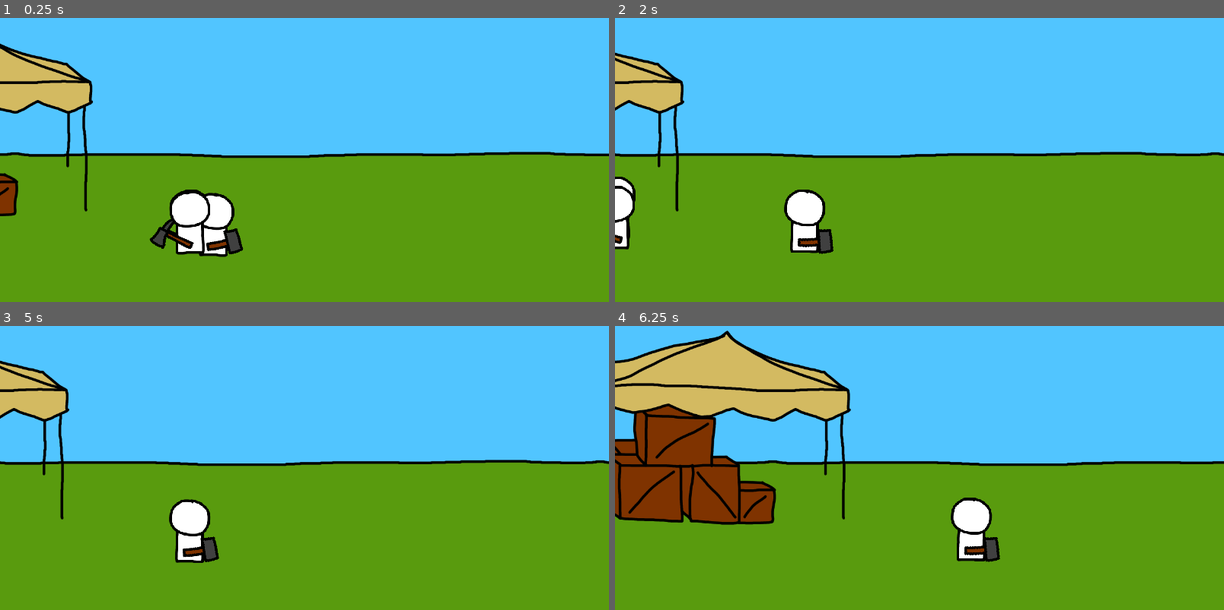
Above: before the commit, frames 1-4 (two rows, left to right).
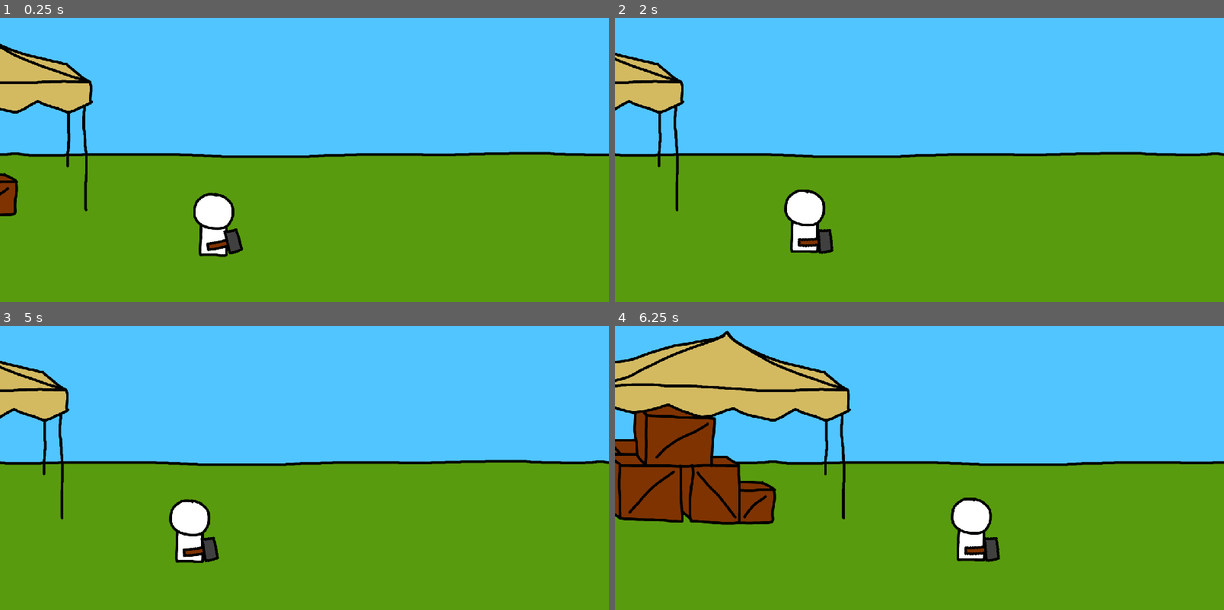
Above: after the commit, the same moments.

Repository: davinn19/Build-a-Trebuchet
Game: Godot game, scene res://field.tscn
The game is run twice, just before and just after one commit, with the same random seed, the same clock (stepped at 60 frames per second) and the same inputs.
Inputs:
- Up to frame 1 (0.25 s): no input
- Up to frame 2 (2 s): hold Right (right) 0.53-1.28 s; hold A (left) from 1.28 s (still down)
- Up to frame 3 (5 s): release A (left) at 2.03 s; hold Right (right) 2.03-3.53 s; hold A (left) from 3.53 s (still down)
- Up to frame 4 (6.25 s): release A (left) at 5.78 s; hold Right (right) from 5.78 s (still down)

The runs differ from the first frame. In frame 1, 1.6% of the frame differs, in the area x 0-35%, y 8-84%; in frame 2, 0.9%; in frame 3, 0.2%; in frame 4, 0.9%.

Commit message:
added more build stages

Diff:
--- a/stations/supply_camp.tscn
+++ b/stations/supply_camp.tscn
@@ -2,8 +2,9 @@
 
 [ext_resource path="res://inventory.gd" type="Script" id=1]
 [ext_resource path="res://stations/supply_camp.gd" type="Script" id=2]
-[ext_resource path="res://supply_camp.png" type="Texture" id=3]
+[ext_resource path="res://assets/supply_camp.png" type="Texture" id=3]
 [ext_resource path="res://stations/work_pos_bounds.tscn" type="PackedScene" id=4]
+
 
 [node name="SupplyCamp" type="Node2D"]
 script = ExtResource( 2 )
--- a/stations/trebuchet.gd
+++ b/stations/trebuchet.gd
@@ -5,18 +5,57 @@
 
 var total_required_resources : Array = [
 	{
-		"wood" : 50,
-		"stone" : 20
+		"wood" : 10,
+		"stone" : 50
 	},
 	{
-		"wood" : 100,
-		"stone" : 100
+		"wood" : 20,
+		"fibers" : 5
 	},
 	{
-		"wood" : 200,
-		"stone" : 100
+		"wood" : 30,
+		"fibers" : 10
+	},
+	{
+		"wood" : 40,
+		"fibers" : 10
+	},
+	{
+		"wood" : 50,
+		"iron" : 5
+	},
+	{
+		"wood" : 50,
+		"iron" : 5,
+		"fibers" : 20
+	},
+	{
+		"wood" : 75,
+	},
+	{
+		"wood" : 50,
+		"fibers" : 20,
+		"iron" : 10,
+	},
+	{
+		"wood" : 30,
+		"iron" : 25,
+		"stone" : 50
+	},
+	{
+		"wood" : 120,
+	},
+	{
+		"fibers" : 75,
+	},
+	{
+		"fibers" : 50,
+		"iron" : 30
+	},
+	{
+		"stone" : 100,
+		"iron" : 50
 	}
-	# TODO add more stages ???
 ]
 
 var build_stage : int = -1
@@ -31,6 +70,7 @@
 
 
 func _ready() -> void:
+	$Anim.play("BuildAnimation", -1, 0)
 	goto_next_stage()
 
 
@@ -47,7 +87,7 @@
 
 
 func is_build_stage_complete() -> bool:
-	return cur_required_resources.empty() and pending_work == 0
+	return cur_required_resources.empty() and pending_work <= 0
 
 
 func goto_next_stage() -> void:
@@ -61,11 +101,8 @@
 
 
 func update_appearance() -> void:
-	var keyframe_time : float = 0.5 * build_stage
-	$Anim.playback_speed = 0
-	$Anim.play("BuildAnimation", -1, 0)
-	$Anim.advance(keyframe_time)
-
+	var keyframe_time : float = 0.1 * build_stage
+	$Anim.seek(keyframe_time)
 
 
 func get_required_resources() -> Dictionary:
@@ -90,9 +127,15 @@
 	var delivery_list : Dictionary = delivery_queue[worker_inventory]
 	for resource in delivery_list:
 		var delivered_amount : int = delivery_list[resource]
+		worker_inventory.take_resource(resource, delivered_amount)
+
+		cur_required_resources[resource] -= delivered_amount
+		if cur_required_resources[resource] <= 0:
+			cur_required_resources.erase(resource)
+
 		delivery_surplus[resource] -= delivered_amount
-		cur_required_resources[resource] -= delivered_amount
-		worker_inventory.take_resource(resource, delivered_amount)
 		pending_work += delivered_amount
 
+
+
 	delivery_queue.erase(worker_inventory)
--- a/stations/trebuchet.tscn
+++ b/stations/trebuchet.tscn
@@ -293,7 +293,7 @@
 anims/BuildAnimation = SubResource( 1 )
 
 [node name="WorkPosBounds" parent="." instance=ExtResource( 11 )]
-position = Vector2( -316, 0 )
+position = Vector2( -320, 21 )
 
 [node name="BotRight" type="Node2D" parent="WorkPosBounds"]
-position = Vector2( 629, 51 )
+position = Vector2( 629, 33 )
--- a/stations/woods.tscn
+++ b/stations/woods.tscn
@@ -14,19 +14,19 @@
 [node name="Background" type="YSort" parent="."]
 
 [node name="Tree" type="Sprite" parent="Background"]
-position = Vector2( -1014.5, -967 )
+position = Vector2( -1005, -869 )
 texture = ExtResource( 2 )
 
 [node name="Tree2" type="Sprite" parent="Background"]
-position = Vector2( -860.5, -937 )
+position = Vector2( -872, -849 )
 texture = ExtResource( 2 )
 
 [node name="Tree4" type="Sprite" parent="Background"]
-position = Vector2( -675.5, -970 )
+position = Vector2( -661, -830 )
 texture = ExtResource( 2 )
 
 [node name="Tree5" type="Sprite" parent="Background"]
-position = Vector2( -516.5, -913 )
+position = Vector2( -494, -877 )
 texture = ExtResource( 2 )
 
 [node name="Tree6" type="Sprite" parent="Background"]
@@ -34,7 +34,7 @@
 texture = ExtResource( 2 )
 
 [node name="Tree7" type="Sprite" parent="Background"]
-position = Vector2( -171.5, -922 )
+position = Vector2( -168, -887 )
 texture = ExtResource( 2 )
 
 [node name="Tree9" type="Sprite" parent="Background"]
--- a/workers/builder.gd
+++ b/workers/builder.gd
@@ -14,14 +14,14 @@
 		move_to_station(supply_camp)
 		yield(self, "turned_idle")
 
-		rest(3)
+		rest(1)
 		yield(self, "turned_idle")
 		supply_camp.do_delivery(inventory)
 
 		move_to_station(trebuchet)
 		yield(self, "turned_idle")
 
-		rest(3)
+		rest(1)
 		yield(self, "turned_idle")
 
 		trebuchet.do_delivery(inventory)
@@ -35,7 +35,7 @@
 			yield(get_tree().create_timer(1), "timeout")
 			trebuchet.work(inventory, skill_level)
 
-	rest(3)
+	rest(1)
 	yield(self, "turned_idle")
 	emit_signal("work_cycle_completed")
 
--- a/workers/miner.gd
+++ b/workers/miner.gd
@@ -14,7 +14,7 @@
 	move_to_station(field.supply_camp)
 	yield(self, "turned_idle")
 
-	rest(3)
+	rest(1)
 	yield(self, "turned_idle")
 
 	field.supply_camp.deposit_all_items(inventory)
--- a/workers/woodcutter.gd
+++ b/workers/woodcutter.gd
@@ -15,7 +15,7 @@
 	move_to_station(field.supply_camp)
 	yield(self, "turned_idle")
 
-	rest(3)
+	rest(1)
 	yield(self, "turned_idle")
 
 	field.supply_camp.deposit_all_items(inventory)
--- a/workers/worker.gd
+++ b/workers/worker.gd
@@ -9,9 +9,9 @@
 
 onready var field : Field = get_node("../../../")
 
-var move_speed : float = 200
-var max_inventory_size : int = 10
-var skill_level : int = 1
+var move_speed : float = 2000
+var max_inventory_size : int = 30
+var skill_level : int = 10
 
 
 func _ready() -> void:
Renamed: supply_camp.png -> assets/supply_camp.png
Not shown, changed: assets/supply_camp.png.import
Binary file changed: assets/tree.png
